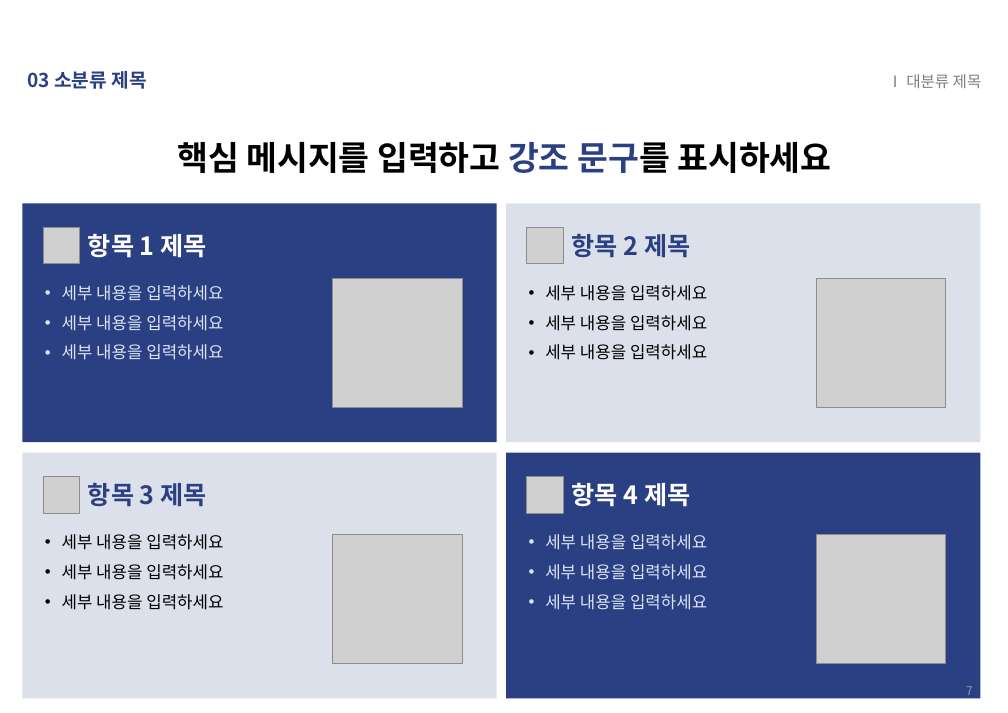
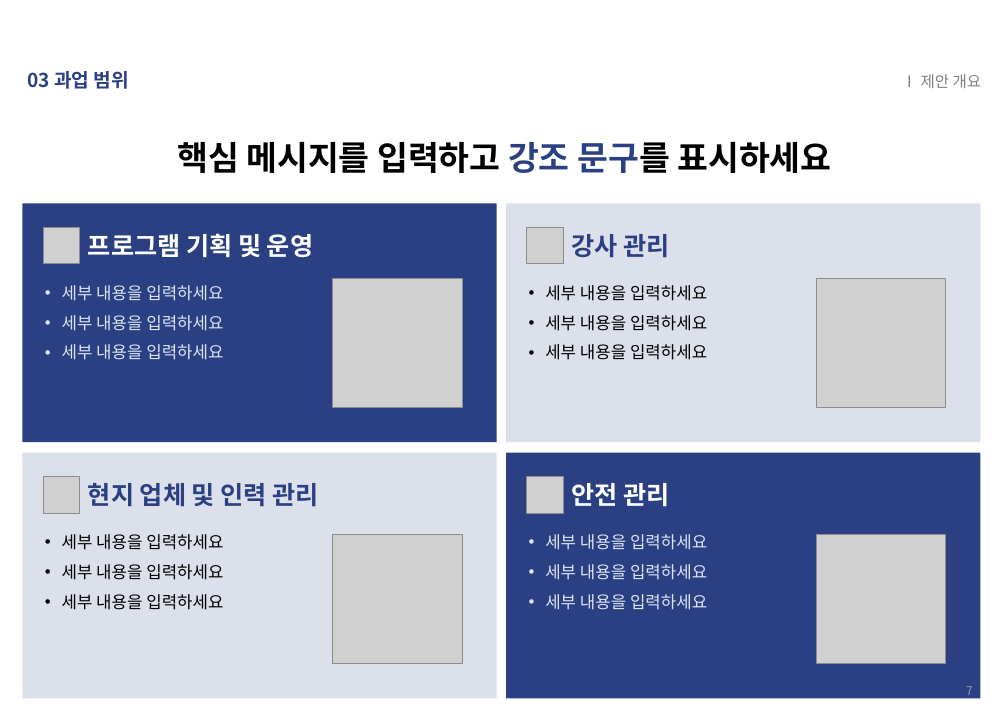
Before and after one commit to jinyor4435/-, a slide deck: slide 7 of 입찰제안서_PPT템플릿_2026SW미래채움.pptx. Drawn at 1008x713 pixels with LibreOffice and Linux fonts; fonts in the diff are those of the drawing; grey boxes stand for pictures. Boxes give left, top, right and bottom in pixels: in the first picture for what was removed or moved away, otherwise in the second. Text is boxed around its words. In the diff, an @@ line names an element or a change of style, - is before the commit and + after.

```diff
--- a/입찰제안서_PPT템플릿_2026SW미래채움.pptx
+++ b/입찰제안서_PPT템플릿_2026SW미래채움.pptx
@@ text at (28,71,129,89): text changed @@
-03 소분류 제목
+03 과업 범위
@@ text at (902,74,982,88): text changed @@
-Ⅰ 대분류 제목
+Ⅰ 제안 개요
@@ text at (88,233,313,258): text changed @@
-항목 1 제목
+프로그램 기획 및 운영
@@ text at (572,234,670,258): text changed @@
-항목 2 제목
+강사 관리
@@ text at (88,483,319,507): text changed @@
-항목 3 제목
+현지 업체 및 인력 관리
@@ text at (572,483,670,507): text changed @@
-항목 4 제목
+안전 관리
```
Also in this commit, not shown: 41 other slides changed, 13 slides added, 13 slides removed.
